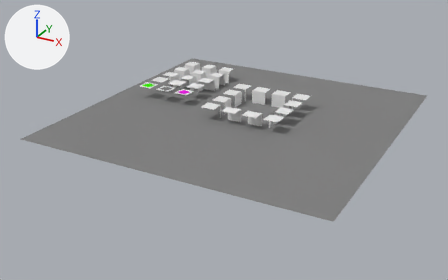
A saved change to the Blender file Assets/FourtyEight/rawImport/tileset.blend.
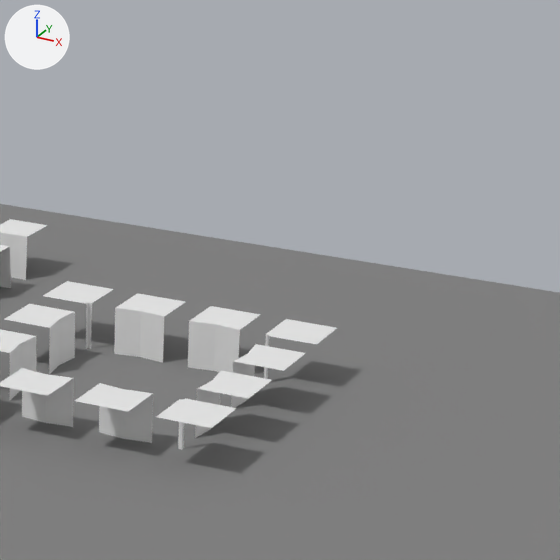
Each version appears first whole from a camera (50 mm lens) standing at (35.2, -68.9, 30.5) and looking at (-1.3, -2.6, -2.6), and next in a close-up on the part from 50% to 83% of the width and 3% to 56% of the height. The lights are fixed; the arrows at upper left show +X, +Y and +Z.

In view in the first close-up: 't_corner_2', 't_innerCorner_2', 't_innerCorner_4', 't_wall_T_1', 't_wall_T_2', 't_wall_T_3', 't_wall_T_4', 't_wall_T_5', 't_wall_T_6', 't_wall_T_7', 't_wall_T_8', 'xxDONTUSE_BLENDER_ONLY'.
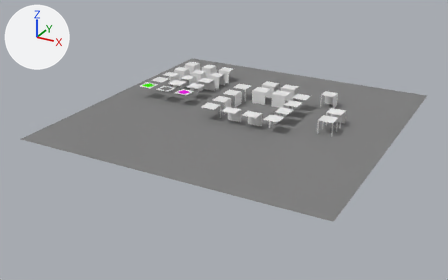
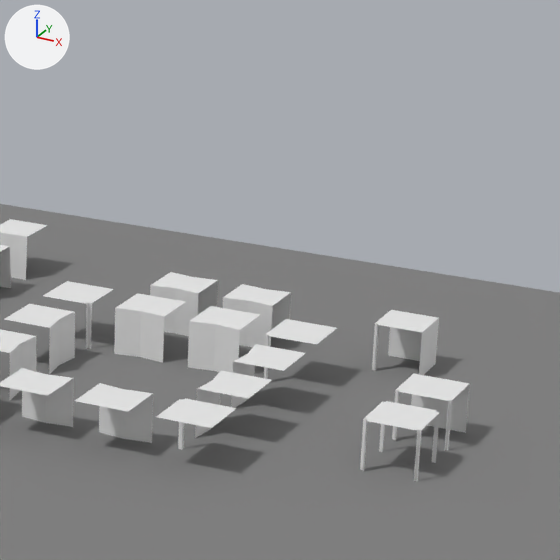
Where the change shows, as pixel boxes [x1, y1, x2, y2] in the close-ups (560 x 560 px):
't_T_wall_1', added: after [392, 373, 470, 451]
't_duoCorner_1', added: after [372, 310, 439, 375]
't_wall_duo_2', added: after [223, 284, 291, 347]
't_wall_duo_1', added: after [150, 272, 218, 336]
't_cross', added: after [360, 401, 440, 481]

Patch to the scene script:
```diff
--- a/Assets/FourtyEight/rawImport/tileset.blend.py
+++ b/Assets/FourtyEight/rawImport/tileset.blend.py
@@ me_cube_001 @@
+me_cube_001.from_pydata(...)  # 35 vertices, 24 faces; spans x -1.0..1.0, y -1.0..1.0, z 0.0..2.0
+me_cube_001.materials.append(mat_rock)  # white #e7e7e7
@@ me_cube_005 @@
+me_cube_005.from_pydata(...)  # 48 vertices, 35 faces; spans x -1.0..1.0, y -1.0..1.0, z 0.0..2.0
+me_cube_005.materials.append(mat_rock)  # white #e7e7e7
@@ me_cube_007 @@
+me_cube_007.from_pydata(...)  # 48 vertices, 34 faces; spans x -1.0..1.0, y -1.0..1.0, z 0.0..2.0
+me_cube_007.materials.append(mat_rock)  # white #e7e7e7
@@ me_cube_006 @@
+me_cube_006.from_pydata(...)  # 54 vertices, 38 faces; spans x -1.0..1.0, y -1.0..1.0, z 0.0..2.0
+me_cube_006.materials.append(mat_rock)  # white #e7e7e7
@@ ob_t_wall_duo_2 @@
+ob_t_wall_duo_2 = bpy.data.objects.new('t_wall_duo_2', me_cube_001)
+ob_t_wall_duo_2.location = (3.0, 9.0, 0.0)
@@ ob_t_wall_duo_1 @@
+ob_t_wall_duo_1 = bpy.data.objects.new('t_wall_duo_1', me_cube_001.copy())
+ob_t_wall_duo_1.location = (0.0, 9.0, 0.0)
@@ ob_t_duocorner_1 @@
+ob_t_duocorner_1 = bpy.data.objects.new('t_duoCorner_1', me_cube_005)
+ob_t_duocorner_1.location = (9.0, 9.0, 0.0)
@@ ob_t_t_wall_1 @@
+ob_t_t_wall_1 = bpy.data.objects.new('t_T_wall_1', me_cube_007)
+ob_t_t_wall_1.location = (12.0, 3.0, 0.0)
@@ ob_t_cross @@
+ob_t_cross = bpy.data.objects.new('t_cross', me_cube_006)
+ob_t_cross.location = (12.0, 0.0, 0.0)
```
